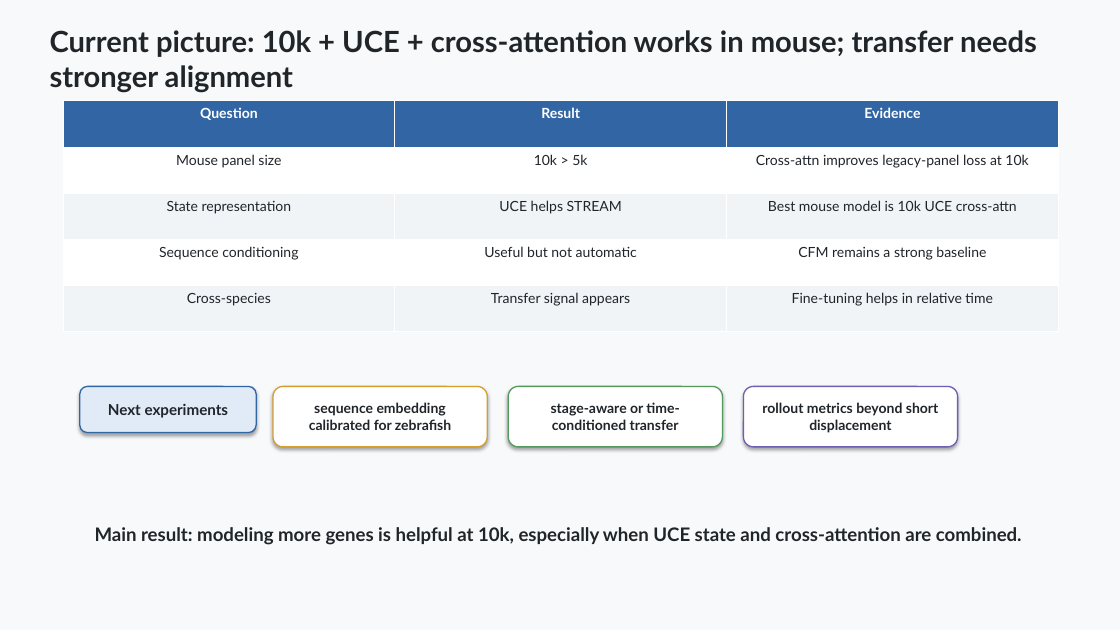
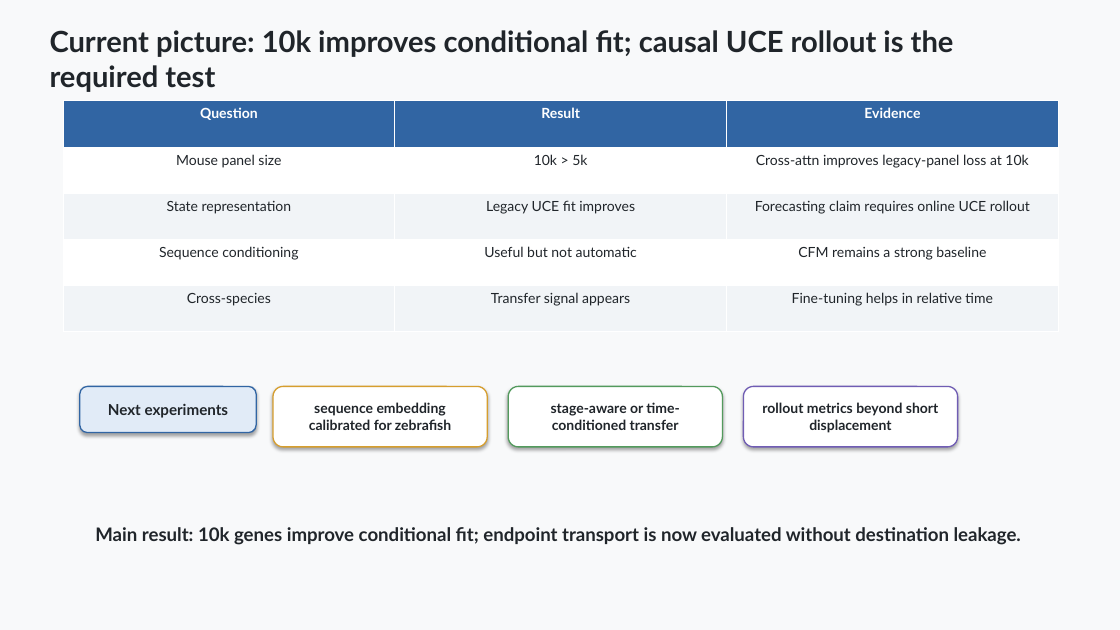
Before and after one commit to davidaknowles/stream, a slide deck: slide 13 of docs/stream_project_slide_deck.pptx. Drawn at 1120x630 pixels with LibreOffice and Linux fonts; fonts in the diff are those of the drawing. Boxes give left, top, right and bottom in pixels: in the first picture for what was removed or moved away, otherwise in the second. Text is boxed around its words. In the diff, an @@ line names an element or a change of style, - is before the commit and + after.

Commit message:
Clarify conditional and causal UCE evaluation

```diff
--- a/docs/stream_project_slide_deck.pptx
+++ b/docs/stream_project_slide_deck.pptx
@@ text at bbox=[50, 30, 954, 92]: text changed @@
-Current picture: 10k + UCE + cross-attention works in mouse; transfer needs stronger alignment
+Current picture: 10k improves conditional fit; causal UCE rollout is the required test
@@ table at bbox=[63, 101, 1059, 332] @@
-row 3, column 2: UCE helps STREAM
+row 3, column 2: Legacy UCE fit improves
-row 3, column 3: Best mouse model is 10k UCE cross-attn
+row 3, column 3: Forecasting claim requires online UCE rollout
@@ text at bbox=[95, 527, 1021, 545]: text changed @@
-Main result: modeling more genes is helpful at 10k, especially when UCE state and cross-attention are combined.
+Main result: 10k genes improve conditional fit; endpoint transport is now evaluated without destination leakage.
```
Also in this commit, not shown: 8 other slides changed, 3 other files.
